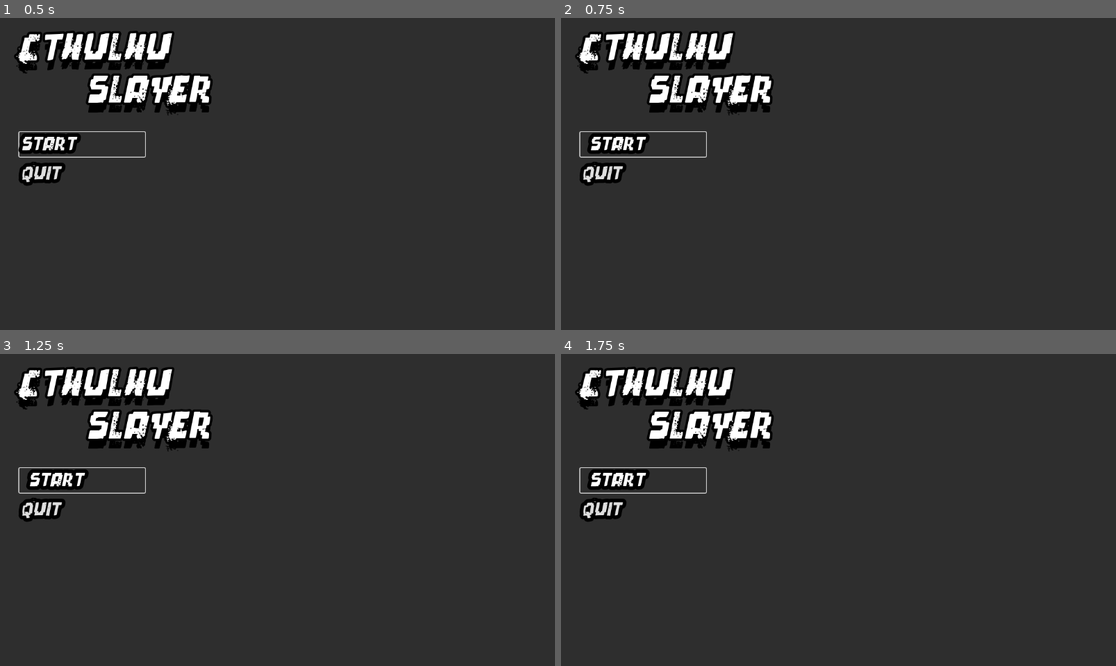
Above: before the commit, frames 1-4 (two rows, left to right).
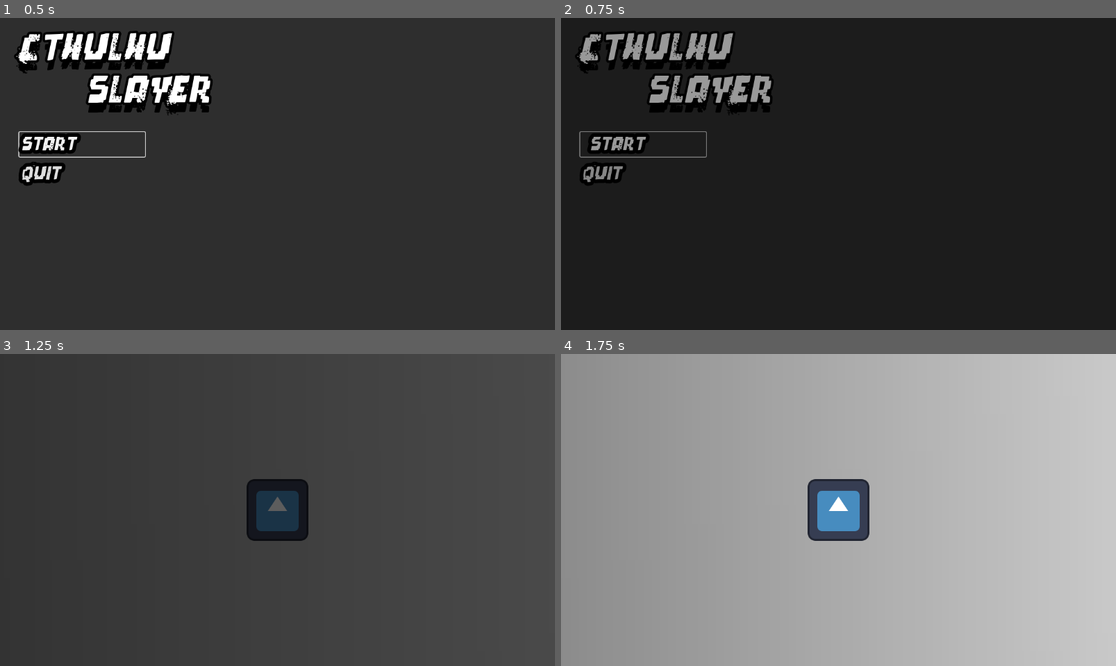
Above: after the commit, the same moments.

Repository: mpelot/Cthulhu-Slayer
Game: Godot game, scene res://UI/Scene/Menu/menu.tscn
The game is run twice, just before and just after one commit, with the same random seed, the same clock (stepped at 60 frames per second) and the same inputs. Before the commit the project starts from res://menu.tscn. The engine's default icon, where the game draws it, is replaced by a stand-in: a white triangle on a blue panel in a dark square.
Inputs (mouse positions are in pixels of both pictures, inside the frame that each line leads up to):
- Up to frame 1 (0.5 s): no input
- Up to frame 2 (0.75 s): click "Start" at 0.5 s
- Up to frame 3 (1.25 s): no input
- Up to frame 4 (1.75 s): click (644, 481) at 1.25 s, where only the run before the commit has a clickable "Start"

Frame 1 is identical in both runs. In frame 2, 3.2% of the frame differs, in the area x 3-38%, y 4-53%; in frame 3, 22%; in frame 4, 100%, in the area x 0-100%, y 0-100%.
Error before the commit: Invalid call. Nonexistent function 'change_scene' in base 'SceneTree'. (res://menu.gd:13)

Commit message:
Implemented the menu screen
- Added a few more folder for environment scenes
- Added the menu scene to the file structure and implemented it

Diff:
--- a/Autoload/transition.tscn
+++ b/Autoload/transition.tscn
@@ -49,10 +49,11 @@
 
 [node name="ColorRect" type="ColorRect" parent="."]
 modulate = Color(1, 1, 1, 0)
+self_modulate = Color(0, 0, 0, 1)
 anchors_preset = 15
 anchor_right = 1.0
 anchor_bottom = 1.0
 grow_horizontal = 2
 grow_vertical = 2
 mouse_filter = 2
-color = Color(0, 0, 0, 0)
+color = Color(0, 0, 0, 1)
--- a/Scenes/Gameplay/BaseGameLoop/base_game_loop.tscn
+++ b/Scenes/Gameplay/BaseGameLoop/base_game_loop.tscn
@@ -12,11 +12,13 @@
 [node name="BaseGameLoop" type="Node2D"]
 
 [node name="Environment" type="Node2D" parent="."]
+metadata/_edit_lock_ = true
 
 [node name="ReplaceThisFloor!" type="Sprite2D" parent="Environment"]
 position = Vector2(-3.99997, 29.0001)
 scale = Vector2(50.125, 37.8711)
 texture = SubResource("GradientTexture2D_kn1y2")
+metadata/_edit_lock_ = true
 
 [node name="Entities" type="Node2D" parent="."]
 
--- a/Scenes/game.tscn
+++ b/UI/Scene/Menu/game.tscn
@@ -1,6 +1,6 @@
 [gd_scene load_steps=2 format=3 uid="uid://bveeka4uommcv"]
 
-[ext_resource type="Script" path="res://Scenes/game.gd" id="1_tcodg"]
+[ext_resource type="Script" path="res://UI/Scene/Menu/game.gd" id="1_tcodg"]
 
 [node name="Menu" type="Control"]
 layout_mode = 3
--- a/menu.gd
+++ b/UI/Scene/Menu/menu.gd
@@ -2,6 +2,7 @@
 
 @onready var start: Button = $VBoxContainer2/Start as Button
 @onready var quit: Button = $VBoxContainer2/Quit as Button
+var base_game_play_path: String = "res://Scenes/Gameplay/BaseGameLoop/base_game_loop.tscn"
 
 # Called when the node enters the scene tree for the first time.
 func _ready() -> void:
@@ -10,7 +11,7 @@
 
 
 func _on_start_pressed() -> void:
-	get_tree().change_scene()
+	Global.goto_scene(base_game_play_path)
 
 func _on_quit_pressed() -> void:
 	get_tree().quit()
--- a/menu.tscn
+++ b/UI/Scene/Menu/menu.tscn
@@ -1,7 +1,7 @@
 [gd_scene load_steps=5 format=3 uid="uid://bws2ji5ixto81"]
 
-[ext_resource type="Script" path="res://menu.gd" id="1_vj332"]
-[ext_resource type="FontFile" uid="uid://cabwwc8lnsbe7" path="res://pixel-dead.italic.ttf" id="2_rr3bx"]
+[ext_resource type="Script" path="res://UI/Scene/Menu/menu.gd" id="1_vj332"]
+[ext_resource type="FontFile" uid="uid://cabwwc8lnsbe7" path="res://UI/Common/pixel-dead.italic.ttf" id="2_rr3bx"]
 
 [sub_resource type="StyleBoxLine" id="StyleBoxLine_iqg46"]
 content_margin_left = 20.0
--- a/project.godot
+++ b/project.godot
@@ -11,7 +11,7 @@
 [application]
 
 config/name="Cthulhu Slayer"
-run/main_scene="res://menu.tscn"
+run/main_scene="res://UI/Scene/Menu/menu.tscn"
 config/features=PackedStringArray("4.3", "Forward Plus")
 config/icon="res://icon.svg"
 
@@ -25,8 +25,9 @@
 
 folder_colors={
 "res://Autoload/": "gray",
-"res://Entities/": "orange",
-"res://Scenes/": "blue"
+"res://Entities/": "red",
+"res://Scenes/": "blue",
+"res://UI/": "green"
 }
 
 [input]
Renamed: pixel-dead.italic.ttf -> UI/Common/pixel-dead.italic.ttf
Not shown, changed: UI/Common/pixel-dead.italic.ttf.import
Renamed: Scenes/game.gd -> UI/Scene/Menu/game.gd
